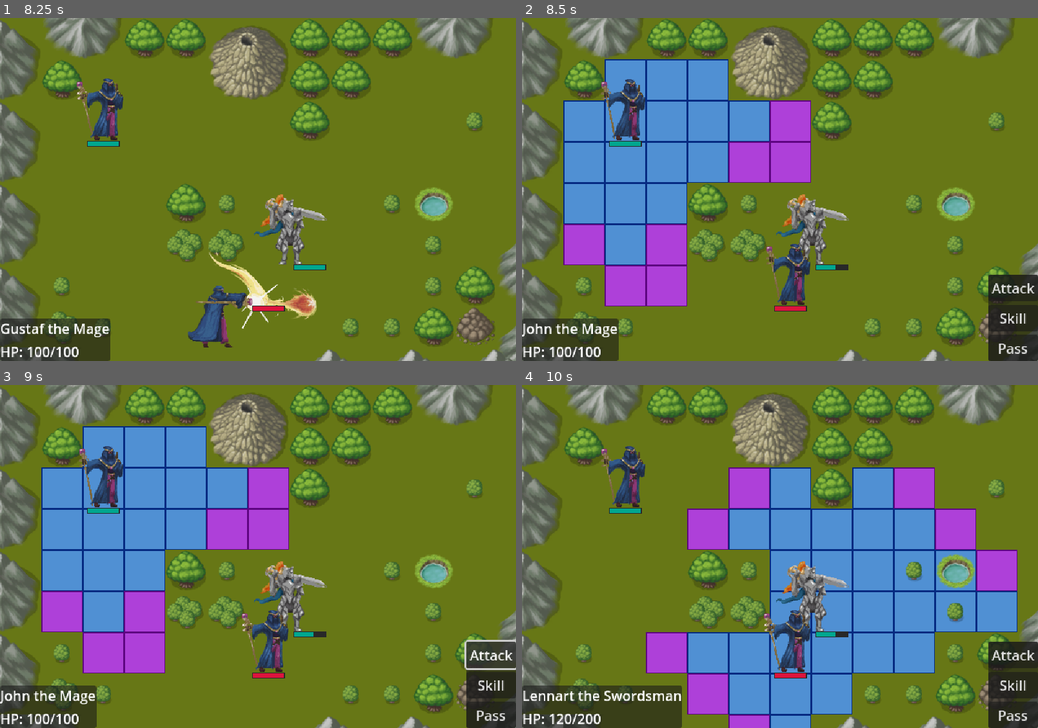
Above: before the commit, frames 1-4 (two rows, left to right).
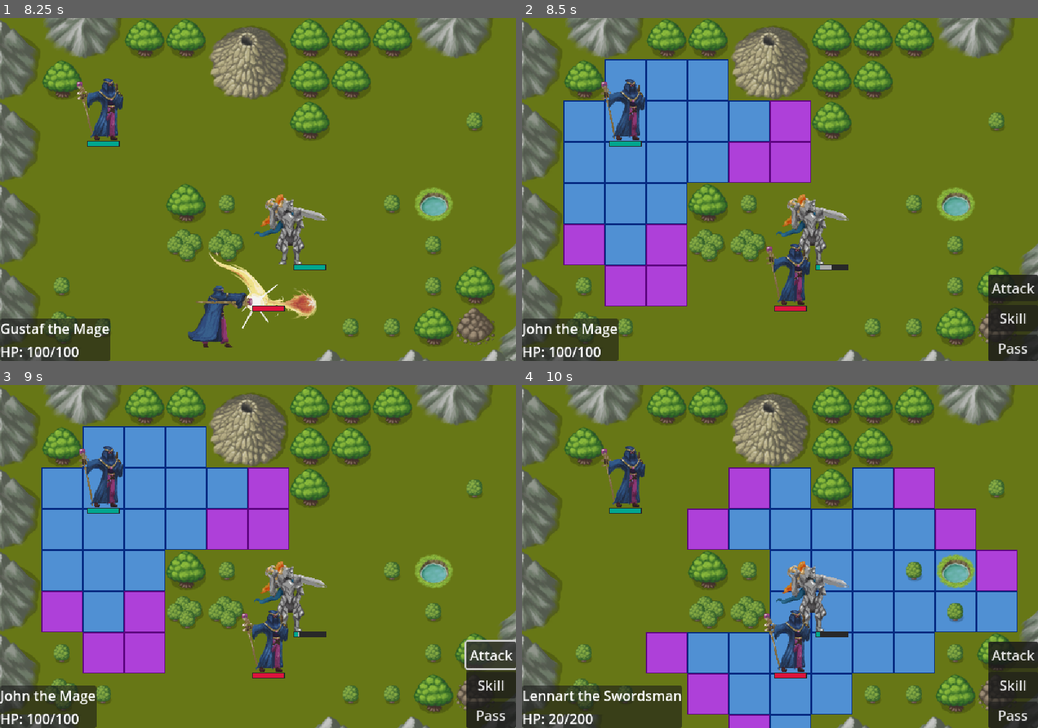
Above: after the commit, the same moments.

Repository: julKara/Defeat_the_Demonlord
Game: Godot game, scene res://src/Worlds/World_1/Levels/Level_1-1.tscn
Two runs of this game, one before a commit and one after it. Both use one fixed random seed, a clock stepped at 60 frames per second and the inputs below.
Inputs (mouse positions are in pixels of both pictures, inside the frame that each line leads up to):
- Up to frame 1 (8.25 s): move the mouse to (371, 172) at 0.52 s; press the mouse at (371, 172) at 0.53 s; move the mouse to (154, 206) at 1.27 s; release the mouse at (154, 206) at 1.28 s; click (154, 206) at 1.35 s; tap Enter at 2, 3.5 s; move the mouse to (309, 114) at 2.02 s; press the mouse at (309, 114) at 2.03 s; tap Space at 2.75 s; move the mouse to (232, 258) at 2.77 s; release the mouse at (232, 258) at 2.78 s; click (232, 258) at 2.85 s; move the mouse to (412, 240) at 3.52 s; press the mouse at (412, 240) at 3.53 s; move the mouse to (103, 138) at 4.27 s; release the mouse at (103, 138) at 4.28 s; click (103, 138) at 4.35 s; click "Attack" at 5 s; click "Skill" at 5.75 s; click "Pass" at 6.5 s; move the mouse to (283, 189) at 7.27 s; press the mouse at (283, 189) at 7.28 s; move the mouse to (180, 103) at 8.02 s; release the mouse at (180, 103) at 8.03 s; click (180, 103) at 8.1 s
- Up to frame 2 (8.5 s): no input
- Up to frame 3 (9 s): click "Attack" at 8.75 s
- Up to frame 4 (10 s): click "Skill" at 9.5 s

Frame 1 is identical in both runs. In frame 2, less than 0.1% of the frame differs, in the area x 57-61%, y 72-74%; in frame 3, less than 0.1%; in frame 4, 0.2%, in the area x 5-61%, y 72-99%.

Commit message:
win/loss screen progress

Diff:
--- /dev/null
+++ b/src/Level/GUI/game_over_screen.gd
@@ -0,0 +1,11 @@
+extends PanelContainer
+
+# Restart level
+func _on_retry_pressed() -> void:
+	get_tree().paused = false
+	get_tree().reload_current_scene()
+
+
+# Return to level select
+func _on_return_pressed() -> void:
+	get_tree().paused = false
--- /dev/null
+++ b/src/Level/GUI/victory_screen.gd
@@ -0,0 +1,5 @@
+extends PanelContainer
+
+# Return to level select and unlock next level
+func _on_continue_pressed() -> void:
+	get_tree().paused = false
--- a/src/Level/win_loss_condition.gd
+++ b/src/Level/win_loss_condition.gd
@@ -20,8 +20,10 @@
 
 func win():
 	print("victory :3")
+	get_tree().paused = true
 	victory_screen.show()
 
 func lose():
 	print("game over :(")
+	get_tree().paused = true
 	game_over_screen.show()
--- a/src/Units/enemy_unit.gd
+++ b/src/Units/enemy_unit.gd
@@ -70,29 +70,30 @@
 
 	var closest_player = find_closest_player()
 
-	# Create a path from the enemy to the closest player
-	var id_path = (astar_grid.get_id_path(tile_map.local_to_map(get_parent().global_position),
-			tile_map.local_to_map(closest_player.global_position)))
+	if closest_player != null:
+		# Create a path from the enemy to the closest player
+		var id_path = (astar_grid.get_id_path(tile_map.local_to_map(get_parent().global_position),
+				tile_map.local_to_map(closest_player.global_position)))
 
-	# Shrink path down to be in the mobility range
-	while id_path.size() > mobility + attack_range + 1: # attack_range+1 allows enemy to move full distance
-		id_path.pop_back() # Remove last element
+		# Shrink path down to be in the mobility range
+		while id_path.size() > mobility + attack_range + 1: # attack_range+1 allows enemy to move full distance
+			id_path.pop_back() # Remove last element
 
-	var target_position
+		var target_position
 
-	# Perform the movement
-	while id_path.size() > attack_range: # >attack_range stops enemies when in range
-		target_position = tile_map.map_to_local(id_path.front())
+		# Perform the movement
+		while id_path.size() > attack_range: # >attack_range stops enemies when in range
+			target_position = tile_map.map_to_local(id_path.front())
 
-		# Move towards target
-		get_parent().global_position = get_parent().global_position.move_toward(target_position, move_speed)
-		await get_tree().create_timer(0.01).timeout # Adds a delay which lets the move animation play
-		# Remove the tile from the path
-		if get_parent().global_position == target_position:
-			id_path.pop_front()
+			# Move towards target
+			get_parent().global_position = get_parent().global_position.move_toward(target_position, move_speed)
+			await get_tree().create_timer(0.01).timeout # Adds a delay which lets the move animation play
+			# Remove the tile from the path
+			if get_parent().global_position == target_position:
+				id_path.pop_front()
 
-	await get_tree().create_timer(0.01).timeout
-	emit_signal("ai_movement_finished")
+		await get_tree().create_timer(0.01).timeout
+		emit_signal("ai_movement_finished")
 
 
 func select_attack_target():
--- a/src/Worlds/World_1/Levels/Level_1-1.tscn
+++ b/src/Worlds/World_1/Levels/Level_1-1.tscn
@@ -12,8 +12,10 @@
 [ext_resource type="Script" uid="uid://duw38t7v0nrgf" path="res://src/Level/GUI/default_attack.gd" id="10_rveb5"]
 [ext_resource type="Script" uid="uid://b6oemt0bk5jyw" path="res://src/Level/GUI/stand_button.gd" id="11_esv70"]
 [ext_resource type="Script" uid="uid://dso7okpirndht" path="res://src/Level/GUI/actor_info.gd" id="12_ky5eb"]
+[ext_resource type="Script" uid="uid://dous6wk318f1t" path="res://src/Level/GUI/victory_screen.gd" id="13_e1a87"]
 [ext_resource type="PackedScene" uid="uid://cats61ytkbbvj" path="res://src/PathVisuals/draw_path.tscn" id="13_jamn3"]
 [ext_resource type="Script" uid="uid://bjl544x2g0v72" path="res://src/Combat/battle_handler.gd" id="14_c4lxs"]
+[ext_resource type="Script" uid="uid://sddm7u5ng6mx" path="res://src/Level/GUI/game_over_screen.gd" id="14_n0kbp"]
 [ext_resource type="Script" uid="uid://nm7v2oerrihf" path="res://src/Level/win_loss_condition.gd" id="15_6mxkn"]
 
 [sub_resource type="GDScript" id="GDScript_ic0uy"]
@@ -205,7 +207,7 @@
 curr_health = 100
 max_health = 100
 phys_attack = 20
-mag_attack = 100
+mag_attack = 200
 phys_defense = 10
 mag_defense = 30
 crit_chance = 10
@@ -333,11 +335,13 @@
 text = "HP: 00/00"
 
 [node name="VictoryScreen" type="PanelContainer" parent="GUI/Margin"]
+process_mode = 3
 visible = false
 custom_minimum_size = Vector2(400, 150)
 layout_mode = 2
 size_flags_horizontal = 4
 size_flags_vertical = 4
+script = ExtResource("13_e1a87")
 
 [node name="Label" type="Label" parent="GUI/Margin/VictoryScreen"]
 layout_mode = 2
@@ -353,11 +357,13 @@
 text = "Continue"
 
 [node name="GameOverScreen" type="PanelContainer" parent="GUI/Margin"]
+process_mode = 3
 visible = false
 custom_minimum_size = Vector2(400, 150)
 layout_mode = 2
 size_flags_horizontal = 4
 size_flags_vertical = 4
+script = ExtResource("14_n0kbp")
 
 [node name="Label" type="Label" parent="GUI/Margin/GameOverScreen"]
 layout_mode = 2
@@ -393,3 +399,7 @@
 
 [node name="WinLossCondition" type="Node2D" parent="."]
 script = ExtResource("15_6mxkn")
+
+[connection signal="pressed" from="GUI/Margin/VictoryScreen/Continue" to="GUI/Margin/VictoryScreen" method="_on_continue_pressed"]
+[connection signal="pressed" from="GUI/Margin/GameOverScreen/HBoxContainer/Retry" to="GUI/Margin/GameOverScreen" method="_on_retry_pressed"]
+[connection signal="pressed" from="GUI/Margin/GameOverScreen/HBoxContainer/Return" to="GUI/Margin/GameOverScreen" method="_on_return_pressed"]
Not shown, added: src/Level/GUI/game_over_screen.gd.uid
Not shown, added: src/Level/GUI/victory_screen.gd.uid
Not shown: 1 places in src/Worlds/World_1/Levels/Level_1-1.tscn that only renumber resources
